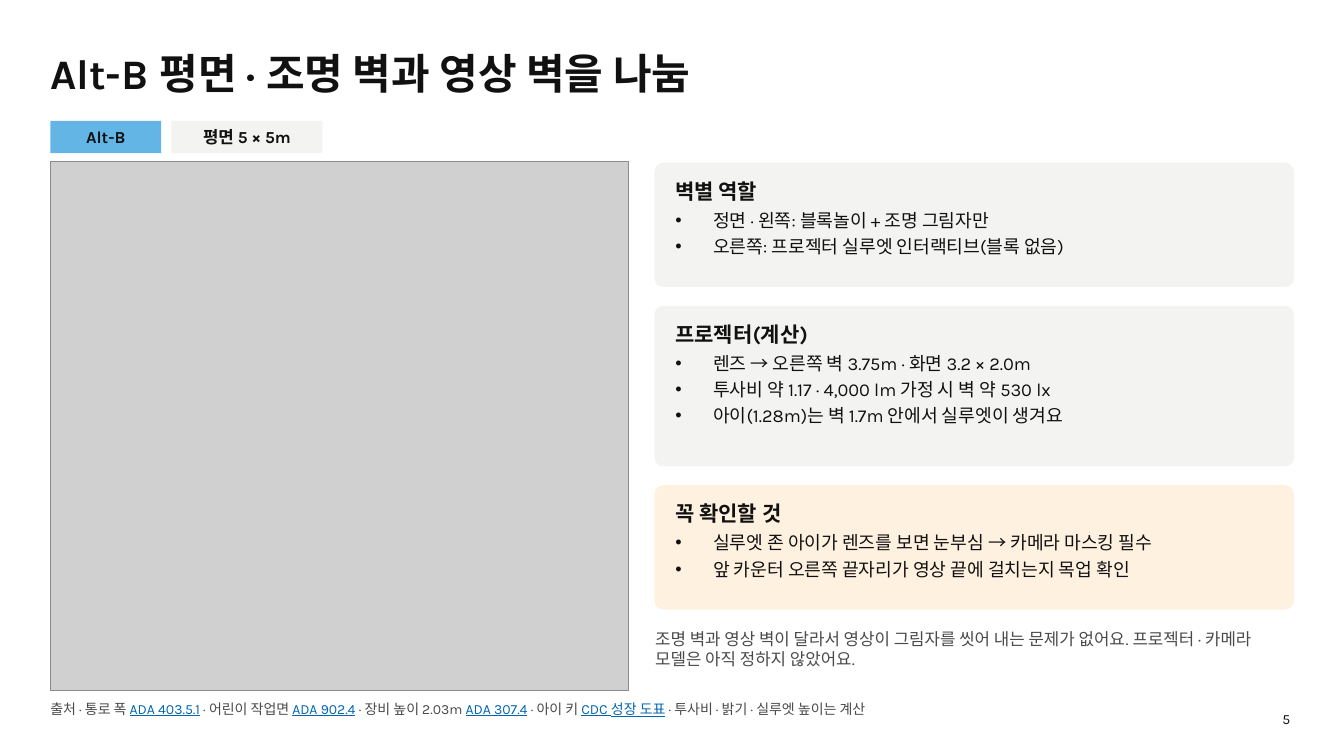
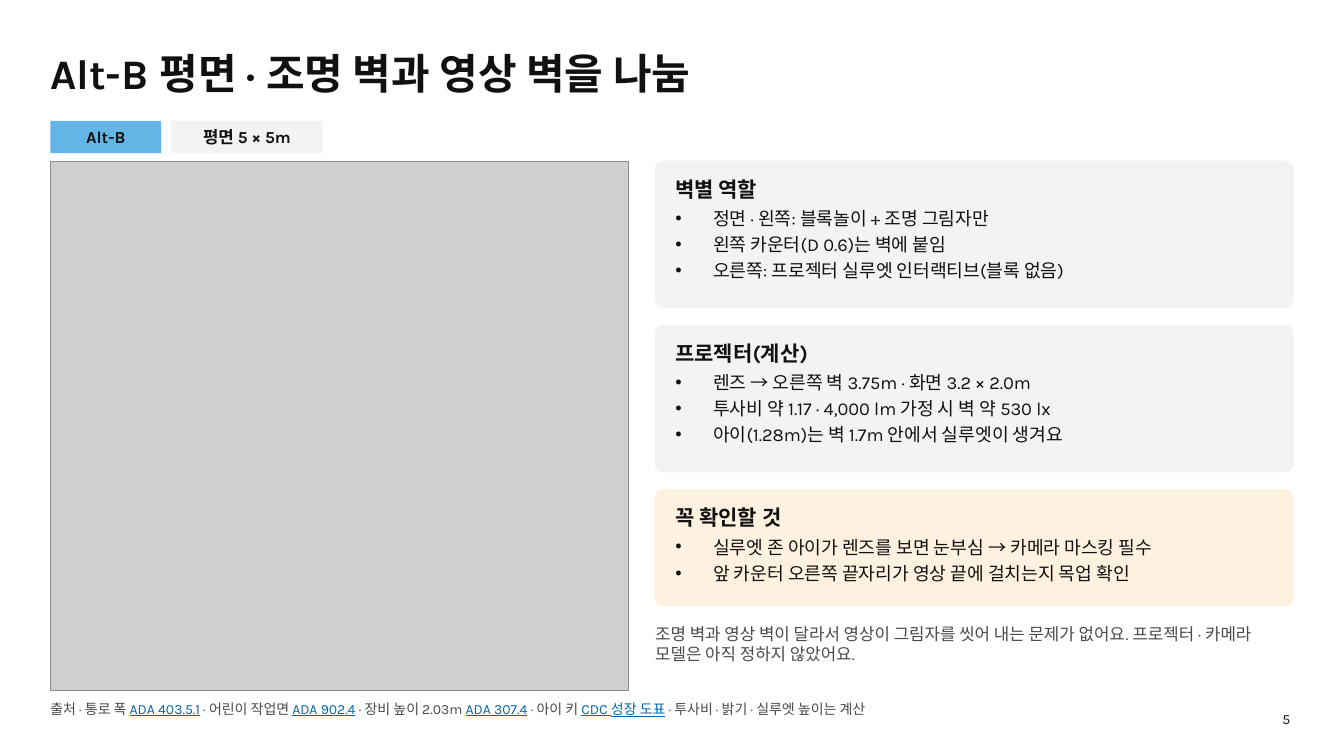
Before and after one commit to Crystalleeee/USA-AKP, a slide deck: slide 5 of reports/akp-blockscape-alt-ab-plans.pptx. Drawn at 1344x756 pixels with LibreOffice and Linux fonts; fonts in the diff are those of the drawing; grey boxes stand for pictures. Boxes give left, top, right and bottom in pixels: in the first picture for what was removed or moved away, otherwise in the second. Text is boxed around its words. In the diff, an @@ line names an element or a change of style, - is before the commit and + after.

```diff
--- a/reports/akp-blockscape-alt-ab-plans.pptx
+++ b/reports/akp-blockscape-alt-ab-plans.pptx
@@ rounded rectangle: place and size @@
-rounded rectangle at <box>655,163,1294,286</box>
+rounded rectangle at <box>655,161,1294,308</box>
@@ text at <box>713,236,945,253</box>: paragraph added @@
+• 왼쪽 카운터(D 0.6)는 벽에 붙임
@@ proportions changed in 3 elements at <box>655,490,1294,606</box>, <box>655,161,1294,308</box>, <box>655,326,1294,472</box> @@
@@ rounded rectangle: place and size @@
-rounded rectangle at <box>655,307,1294,466</box>
+rounded rectangle at <box>655,326,1294,472</box>
@@ text "프로젝터(계산)": place and size @@
-text "프로젝터(계산)" at <box>675,324,1063,424</box>
+text "프로젝터(계산)" at <box>675,343,1063,443</box>
@@ rounded rectangle: place and size @@
-rounded rectangle at <box>655,486,1294,609</box>
+rounded rectangle at <box>655,490,1294,606</box>
@@ text "꼭 확인할 것": place and size @@
-text "꼭 확인할 것" at <box>675,503,1152,578</box>
+text "꼭 확인할 것" at <box>675,507,1152,582</box>
@@ text "조명 벽과 영상 벽이 달라서 ...": place and size @@
-text "조명 벽과 영상 벽이 달라서 ..." at <box>655,631,1251,667</box>
+text "조명 벽과 영상 벽이 달라서 ..." at <box>655,626,1251,662</box>
```
Also in this commit, not shown: 4 other slides changed.
